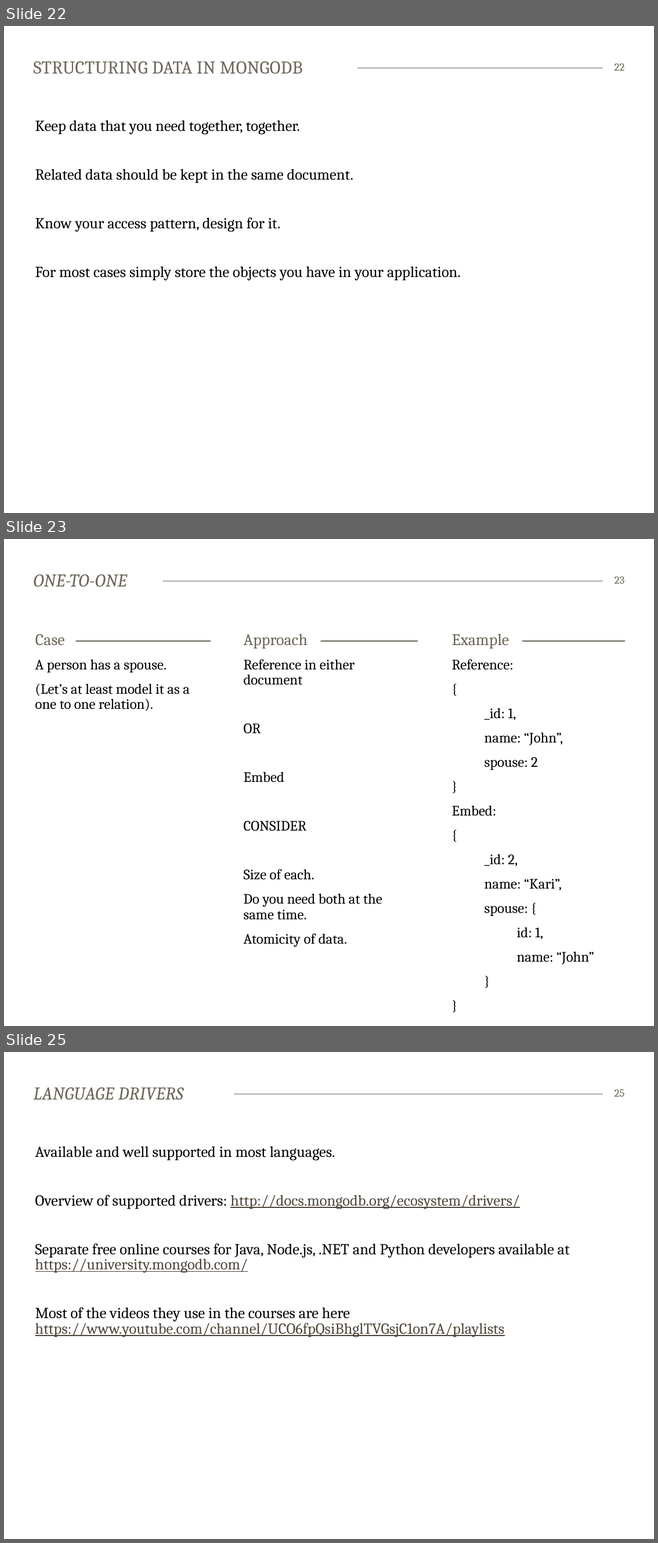
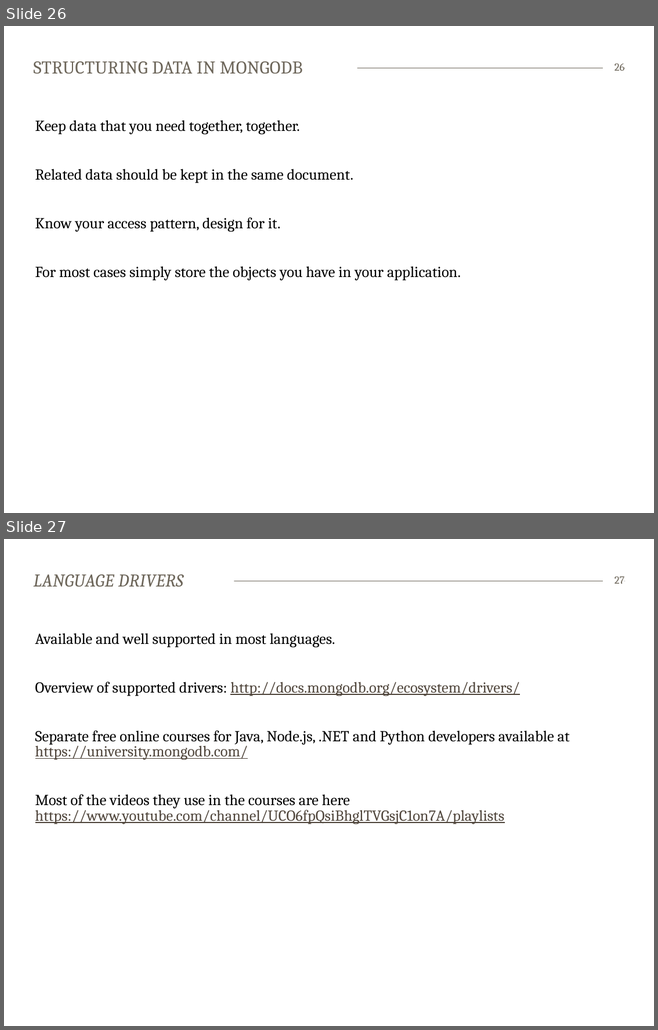
Before and after one commit to bekkopen/databasekurs, a slide deck: mongodb/mongodb-slides.pptx. Shown one above the other, each under a label of ours: slides 22, 23 and 25 before the commit, slides 26 and 27 after it; the slides between them are not shown. The pictures are 658x1543 and 658x1030 pixels, drawn with LibreOffice and Linux fonts; fonts in the diff are those of the drawing. Boxes give left, top, right and bottom in pixels: in the first picture for what was removed or moved away, otherwise in the second. Text is boxed around its words. In the diff, an @@ line names an element or a change of style, - is before the commit and + after.

Commit message:
updated mongodb slides on structuring your data

```diff
--- a/mongodb/mongodb-slides.pptx
+++ b/mongodb/mongodb-slides.pptx
@@ slide 23 removed at <box>4,539,654,1026</box>, background #FFFFFF; not listed: 1 template element that a slide beside it also shows @@
@@ title removed at <box>34,574,127,587</box> @@
-ONE-TO-ONE
@@ page number removed at <box>614,576,624,584</box> @@
-23
@@ text removed at <box>35,634,65,645</box> @@
-Case
@@ line removed from (36, 641) to (210, 641) @@
@@ line removed from (243, 641) to (417, 641) @@
@@ text removed at <box>244,634,307,649</box> @@
-Approach
@@ line removed from (451, 641) to (625, 641) @@
@@ text removed at <box>452,634,509,649</box> @@
-Example
@@ text removed at <box>35,659,190,711</box> @@
-A person has a spouse.
-(Let’s at least model it as a one to one relation).
@@ text removed at <box>244,659,382,947</box> @@
-Reference in either document
-OR
-Embed
-CONSIDER
-Size of each.
-Do you need both at the same time.
-Atomicity of data.
@@ text removed at <box>452,659,594,965</box> @@
-Reference:
-{
-_id: 1,
-name: “John”,
-spouse: 2
-}
-Embed:
-{
-_id: 2,
-name: “Kari”,
-spouse: {
-id: 1,
-name: “John”
-}
-}
@@ what was slide 22 is now slide 26 @@
@@ page number at <box>614,63,625,71</box>: text changed @@
-22
+26
@@ what was slide 25 is now slide 27 @@
@@ page number at <box>614,576,625,584</box>: text changed @@
-25
+27
```
Also in this commit, not shown: 4 slides changed, 6 slides added, 3 other slides removed.
